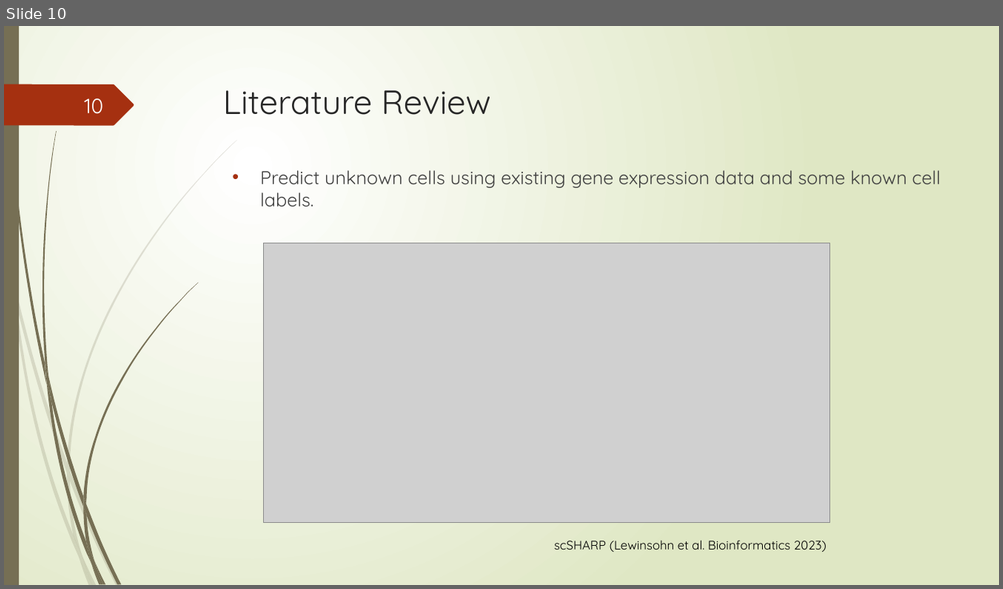
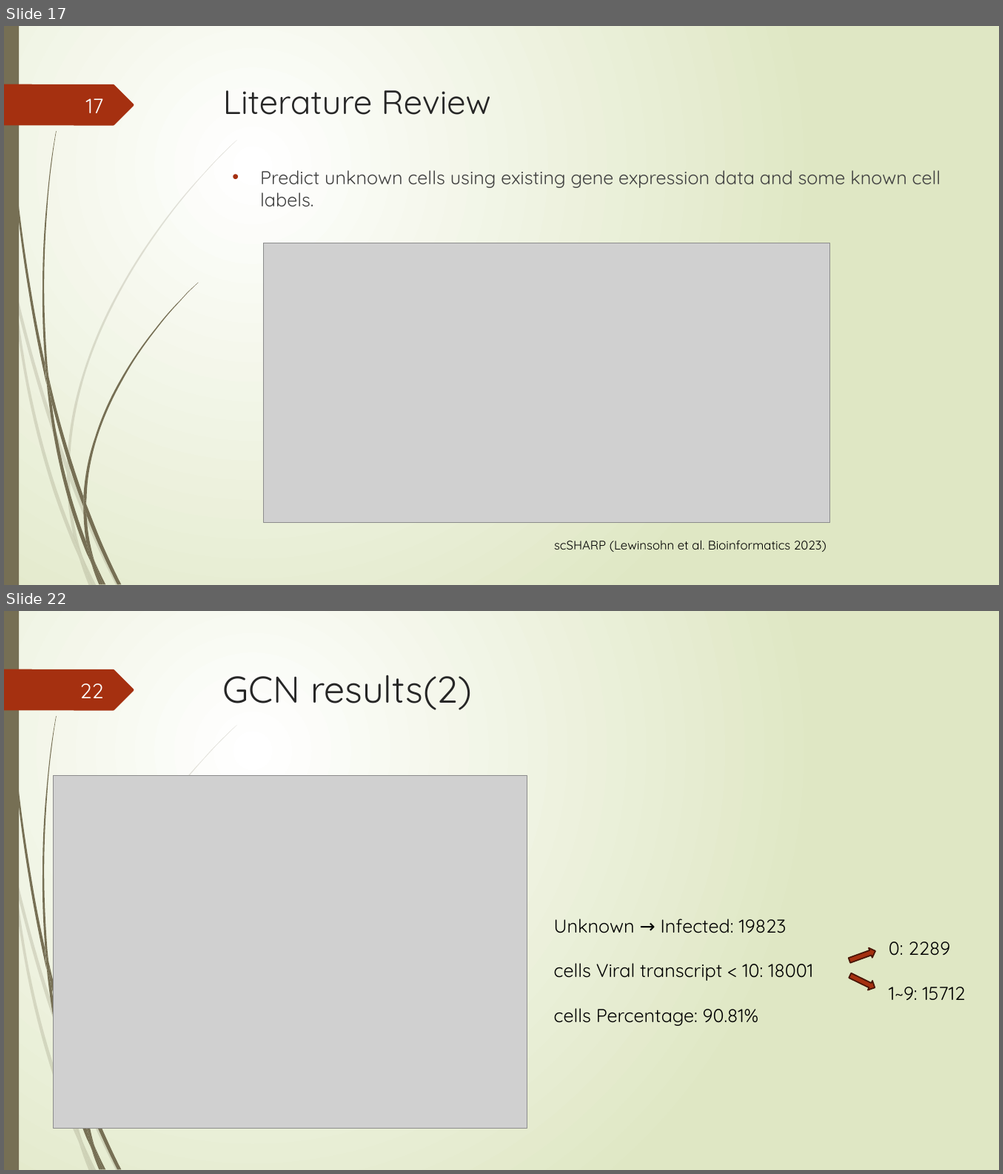
Before and after one commit to Lai-jun-yan/Academia-Sinica-internship-project, a slide deck: 暑期實習進度報告/presentation_final.pptx. Shown one above the other, each under a label of ours: slide 10 before the commit, slides 17 and 22 after it; the slides between them are not shown. The pictures are 1003x589 and 1003x1174 pixels, drawn with LibreOffice and Linux fonts; fonts in the diff are those of the drawing; grey boxes stand for pictures. Boxes give left, top, right and bottom in pixels: in the first picture for what was removed or moved away, otherwise in the second. Text is boxed around its words. In the diff, an @@ line names an element or a change of style, - is before the commit and + after.

```diff
--- a/暑期實習進度報告/presentation_final.pptx
+++ b/暑期實習進度報告/presentation_final.pptx
@@ slide 22 added at box(4, 611, 999, 1170), background gradient #FFFFFF to #DFE8C4; not listed: 21 template elements that a slide beside it also shows @@
@@ title added at box(223, 675, 472, 710), 36 pt, text #262626 @@
+GCN results(2)
@@ page number added at box(80, 684, 104, 698), 20 pt, text #FEFFFF @@
+22
@@ picture added at box(54, 776, 527, 1129) @@
@@ text added at box(554, 919, 813, 1026), 18 pt, text #000000 @@
+Unknown → Infected: 19823
+cells Viral transcript < 10: 18001
+cells Percentage: 90.81%
@@ text added at box(888, 942, 965, 1000), 18 pt, text #000000 @@
+0: 2289
+1~9: 15712
@@ right arrow added at box(848, 947, 877, 966), fill #A53010, outline #481507 1.25 pt @@
@@ right arrow added at box(848, 971, 877, 993), fill #A53010, outline #481507 1.25 pt @@
@@ what was slide 10 is now slide 17 @@
@@ page number at box(86, 99, 104, 113): text changed @@
-10
+17
```
Also in this commit, not shown: 5 slides changed, 18 other slides added, 3 slides removed.
